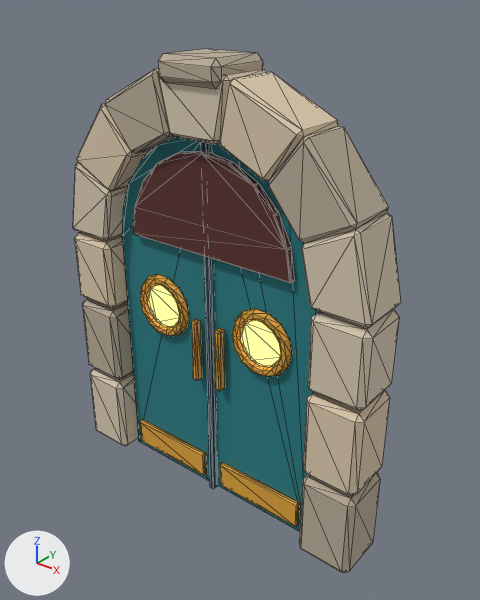
The glTF model Models/cinema_lobby/screen_doors.glb, before and after one commit.
Camera for both pictures: a 50 mm camera at (2.02, -2.48, 2.69) aimed at (0.03, 0.0, 1.15). The axes (+X, +Y, +Z) are drawn at lower left. The lights are the same throughout. The picture after the commit comes second. Mesh edges are drawn as thin lines. Where no turn or scale is listed for an object, it has been applied to the vertices. Vertices at exactly the same position are counted once.

In view in the first picture: 'screen_doors'.
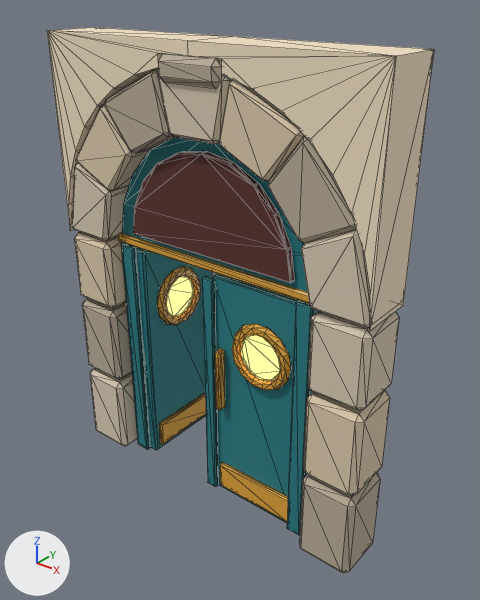
The change, as a diff of the scene's bpy script:
```diff
--- a/Models/cinema_lobby/screen_doors.glb.py
+++ b/Models/cinema_lobby/screen_doors.glb.py
@@ mat_tint_wall__f3e2c5 @@
+mat_tint_wall__f3e2c5 = bpy.data.materials.new('tint_wall__F3E2C5')
+# nodes: BsdfPrincipled, Mix, OutputMaterial, VertexColor
+# colours: beige #f3e2c5, mixed with the vertex colours
@@ me_screen_doors @@
-me_screen_doors.from_pydata(...)  # 810 vertices, 1566 faces; spans x -0.95..0.95, y -0.33..0.01, z 0.0..2.39
+me_screen_doors.from_pydata(...)  # 612 vertices, 1174 faces; spans x -0.95..0.95, y -0.33..0.01, z 0.0..2.45
+# me_screen_doors part 1: a new loose piece of 48 vertices spanning x -0.95..0.95, y -0.3..0.0, z 1.4..2.45, in mat_tint_wall__f3e2c5
+# me_screen_doors part 2: a new loose piece of 24 vertices spanning x -0.62..-0.53, y -0.22..-0.19, z 0.01..1.37, in mat_tint_door__teal
+# me_screen_doors part 3: a new loose piece of 24 vertices spanning x 0.53..0.62, y -0.22..-0.19, z 0.01..1.37, in mat_tint_door__teal
+# me_screen_doors part 4: 8 loose pieces with 244 vertices, spanning x -0.59..0.59, y -0.25..-0.17, z 0.0..2.03, are deleted
+# me_screen_doors part 5
+# 153 vertices are removed from x -0.65..0.65, y -0.23..-0.09, z 0.0..2.04
+# 352 faces are deleted
+# 4 vertices in x 0.62..0.63, y -0.18..-0.1, z 1.56..1.58 move by (-0.01, 0.0, 0.03)
+# 4 vertices in x 0.16..0.18, y -0.18..-0.1, z 2.02..2.03 move by (0.03, 0.0, -0.01)
+# 17 vertices move from x -0.32..0.65, y -0.19..-0.09, z 0.01..2.03 to x -0.65..0.64, y -0.2..-0.09, z 0.01..2.04
+# 75 vertices are added at x -0.66..0.66, y -0.21..-0.09, z 0.0..2.04
+# 6 new vertices lie (0.0, 0.08, 0.0) away from vertices in x -0.65..0.64, y -0.19..-0.18, z 0.0..1.96
+# 7 new vertices lie (0.0, 0.0, -1.38) away from vertices in x -0.65..0.64, y -0.2..-0.1, z 1.39
+# 7 new vertices lie (0.0, 0.08, 0.0) away from vertices in x -0.62..0.65, y -0.19..-0.18, z 0.0..1.92
+# 8 new vertices lie (1.3, 0.0, 0.0) away from vertices in x -0.65..-0.23, y -0.21..-0.09, z 0.95..1.42
+# 194 new faces join them, mat_tint_door__teal
+# 44 new faces join them, mat_brass
 me_screen_doors.materials.append(mat_stone)
@@ me_screen_doors @@
 me_screen_doors.materials.append(mat_brass)
-me_screen_doors.materials.append(mat_glow_window)
-me_screen_doors.materials.append(mat_navy)
 me_screen_doors.materials.append(mat_insert_sign)
+me_screen_doors.materials.append(mat_tint_wall__f3e2c5)
@@ ob_part_door_r @@
+ob_part_door_r = bpy.data.objects.new('part_door_r', me_screen_doors_door_r)  # 208 vertices, 396 faces; spans x -0.565..0.05, y -0.105..0.05, z 0.01..1.35
+ob_part_door_r.location = (0.53, -0.14, 0.0)
@@ ob_part_door_l @@
+ob_part_door_l = bpy.data.objects.new('part_door_l', me_screen_doors_door_l)  # 184 vertices, 352 faces; spans x -0.05..0.105, y -0.05..0.52, z 0.01..1.35
+ob_part_door_l.location = (-0.53, -0.14, 0.0)
```

Boxes (x1, y1, x2, y2) around the edits, measured in the pictures (480 x 600 px; the box of a moved part takes in the faces that stretch with it):
'screen_doors', reshaped (18% wider): before (73, 49, 401, 573); after (47, 27, 434, 573)
'part_door_r', added: after (202, 274, 310, 523)
    faces in mat_tint_door__teal: (202, 274, 310, 523)
    faces in mat_brass: (215, 324, 291, 522)
    faces in mat_glow_window: (241, 335, 280, 380)
'part_door_l', added: after (135, 247, 212, 450)
    faces in mat_tint_door__teal: (135, 247, 212, 450)
    faces in mat_brass: (157, 266, 206, 444)
    faces in mat_glow_window: (166, 276, 194, 316)
part 1 of me_screen_doors, added (beige): after (47, 27, 434, 331)
part 2 of me_screen_doors, added: after (122, 244, 150, 449)
part 3 of me_screen_doors, added: after (287, 301, 314, 535)
part 4 of me_screen_doors, deleted: before (140, 142, 299, 527)
part 5 of me_screen_doors, moved or reshaped: before (122, 137, 319, 532); after (118, 137, 319, 476)
